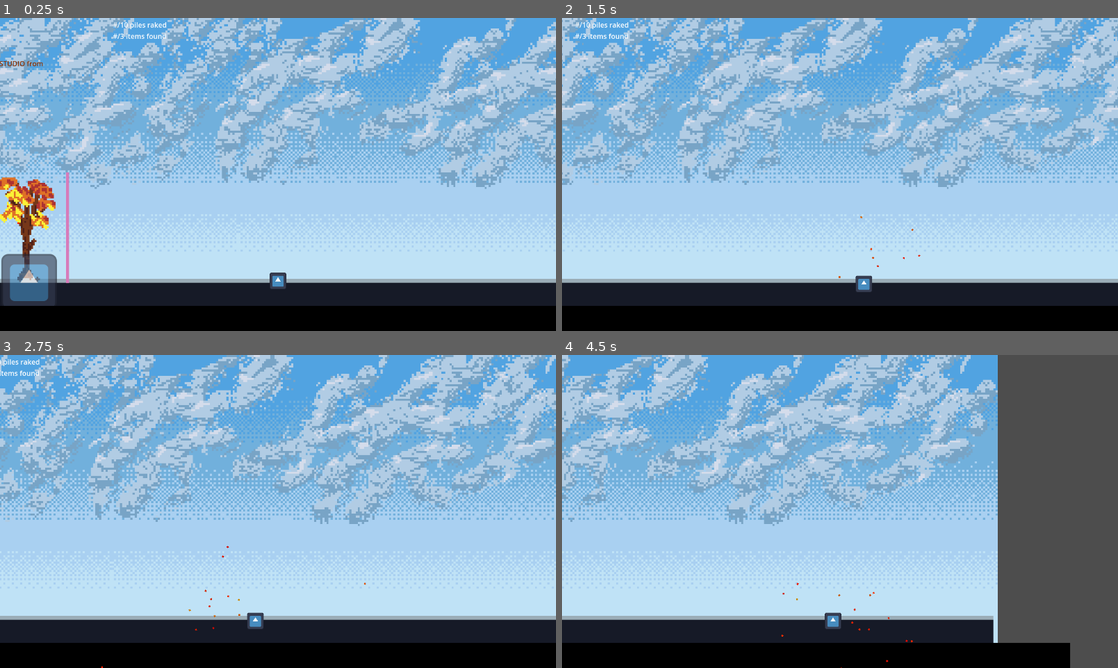
Above: before the commit, frames 1-4 (two rows, left to right).
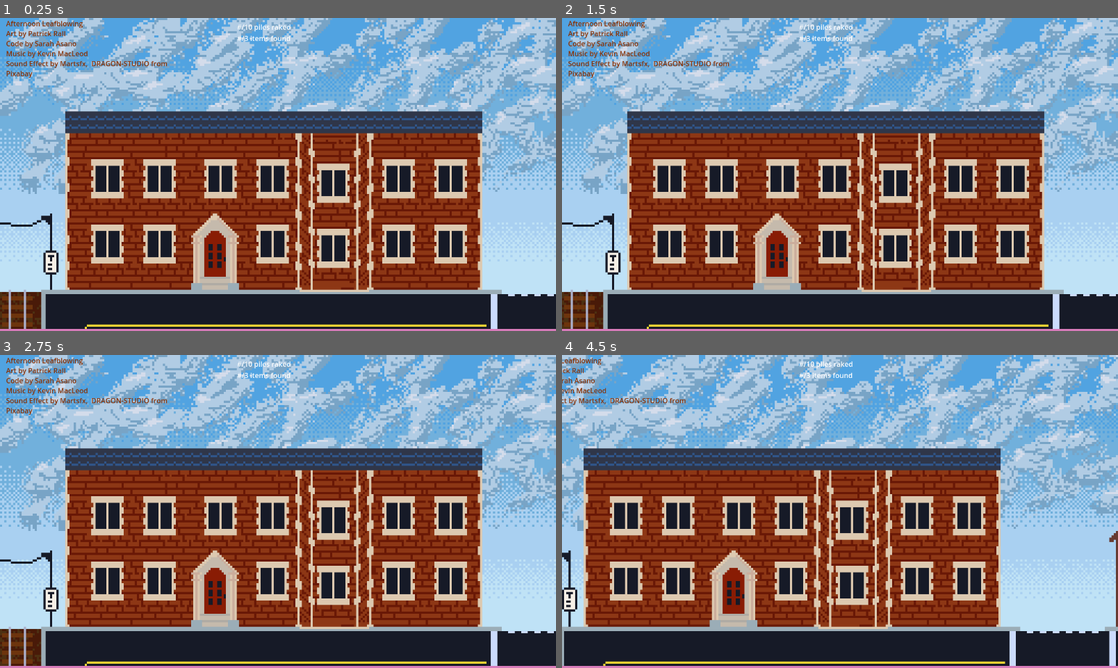
Above: after the commit, the same moments.

Repository: firelighted/cozyjam2025
Game: Godot game, scene res://src/scenes_scripts/main.tscn
Same seed, same stepped clock (60 frames per second), same inputs: the game is played once before the commit and once after it. The engine's default icon, where the game draws it, is replaced by a stand-in: a white triangle on a blue panel in a dark square.
Inputs:
- Up to frame 1 (0.25 s): no input
- Up to frame 2 (1.5 s): tap Enter (ui_accept) at 0.5, 0.77 s; hold Right (ui_right) from 0.53 s (still down)
- Up to frame 3 (2.75 s): tap Enter (ui_accept) at 1.52 s; release Right (ui_right) at 2.03 s; hold Left (ui_left) from 2.03 s (still down)
- Up to frame 4 (4.5 s): release Left (ui_left) at 2.78 s; hold Right (ui_right) 2.78-4.28 s; tap Enter (ui_accept) at 3.02, 3.77 s; hold Left (ui_left) from 4.28 s (still down)

The runs differ from the first frame. In frame 1, 79% of the frame differs, in the area x 0-100%, y 0-100%; in frame 2, 76%; in frame 3, 77%; in frame 4, 87%.

Commit message:
bigger better leaves

Diff:
--- a/assets/tree1.tres
+++ b/assets/tree1.tres
@@ -4,4 +4,4 @@
 
 [resource]
 atlas = ExtResource("1_yjvqs")
-region = Rect2(0, 639.658, 191.898, 255.723)
+region = Rect2(17, 643, 146.537, 250.852)
--- a/src/scenes_scripts/main.tscn
+++ b/src/scenes_scripts/main.tscn
@@ -1,115 +1,129 @@
 [gd_scene load_steps=17 format=3 uid="uid://c4hph8pvvd547"]
 
+[ext_resource type="Script" uid="uid://cqhx7autm2quy" path="res://src/scenes_scripts/main.gd" id="1_8bppn"]
 [ext_resource type="Script" uid="uid://cl1n471ie3nkm" path="res://src/scenes_scripts/player2d.gd" id="1_cydo6"]
-[ext_resource type="Texture2D" uid="uid://f3l7j646b26n" path="res://icon.svg" id="1_jgk43"]
 [ext_resource type="Texture2D" uid="uid://kekbajck4uv2" path="res://assets/spritesheet.png" id="1_rvmg3"]
+[ext_resource type="PackedScene" uid="uid://dr6cg0e2dyoek" path="res://src/scenes_scripts/falltree.tscn" id="3_1dgxd"]
 [ext_resource type="AudioStream" uid="uid://bsv4dd20fd7k" path="res://src/audio/Adding the Sun.mp3" id="3_ne0no"]
 [ext_resource type="PackedScene" uid="uid://ik5klehl7a0u" path="res://src/scenes_scripts/leafblow_particles.tscn" id="4_agtjx"]
+[ext_resource type="Texture2D" uid="uid://2wht4b3bl3pj" path="res://assets/leaf.tres" id="5_1dgxd"]
 [ext_resource type="AudioStream" uid="uid://bcdl2uxmif17b" path="res://assets/sfx/walking-on-dry-leaves-361514.mp3" id="5_3cxgn"]
-[ext_resource type="Texture2D" uid="uid://d2p5dv66hjjt2" path="res://assets/tree1.tres" id="5_agtjx"]
 [ext_resource type="AudioStream" uid="uid://jr8e48mgfra6" path="res://assets/sfx/whoosh-effect-405447.mp3" id="6_8ksqs"]
-
-[sub_resource type="Gradient" id="Gradient_ne0no"]
-offsets = PackedFloat32Array(0, 0.886667, 1)
-colors = PackedColorArray(1, 0, 0, 1, 1, 1, 0, 1, 0, 1, 0, 1)
-
-[sub_resource type="RectangleShape2D" id="RectangleShape2D_agtjx"]
-size = Vector2(90, 53.5)
+[ext_resource type="Texture2D" uid="uid://ferav2ri8itn" path="res://assets/player.tres" id="8_8bppn"]
 
 [sub_resource type="Gradient" id="Gradient_icmaw"]
-colors = PackedColorArray(0, 0, 0, 1, 0, 0, 0, 1)
+colors = PackedColorArray(0.0862745, 0.101961, 0.152941, 1, 0.0862745, 0.101961, 0.152941, 1)
 
 [sub_resource type="GradientTexture2D" id="GradientTexture2D_rvmg3"]
 gradient = SubResource("Gradient_icmaw")
 
 [sub_resource type="RectangleShape2D" id="RectangleShape2D_ne0no"]
-size = Vector2(698, 71.5)
+size = Vector2(3249, 71.5)
 
 [sub_resource type="Gradient" id="Gradient_8ksqs"]
 colors = PackedColorArray(1, 0, 0, 1, 1, 1, 0, 1)
 
 [sub_resource type="CapsuleShape2D" id="CapsuleShape2D_cydo6"]
 radius = 18.0
-height = 56.0
+height = 100.0
 
 [sub_resource type="CircleShape2D" id="CircleShape2D_rvmg3"]
-radius = 31.5753
+radius = 60.0
 
 [node name="Main" type="Node"]
-
-[node name="Label" type="Label" parent="."]
-offset_left = 546.0
-offset_top = 9.0
-offset_right = 670.0
-offset_bottom = 58.0
-text = "#/10 piles raked
-#/3 items found"
+script = ExtResource("1_8bppn")
 
 [node name="Background" type="Node2D" parent="."]
+z_index = -200
+position = Vector2(0, 700)
 
-[node name="Sprite2D" type="Sprite2D" parent="Background"]
-z_index = -100
-scale = Vector2(1.2, 1.2)
-texture = ExtResource("1_rvmg3")
-offset = Vector2(0, 800)
+[node name="GroundStaticBody2D" type="StaticBody2D" parent="Background"]
 
-[node name="Tree" type="Sprite2D" parent="."]
-position = Vector2(349, 487)
-texture = ExtResource("5_agtjx")
-
-[node name="FallParticles" type="CPUParticles2D" parent="Tree"]
-position = Vector2(-2, -63)
-emission_shape = 3
-emission_rect_extents = Vector2(50, 50)
-gravity = Vector2(0, 500)
-orbit_velocity_max = 0.25
-damping_min = 15.0
-damping_max = 15.0
-scale_amount_min = 4.0
-scale_amount_max = 4.0
-color_initial_ramp = SubResource("Gradient_ne0no")
-
-[node name="LeafPileStaticBody2D" type="StaticBody2D" parent="Tree"]
-position = Vector2(1, 91)
-collision_layer = 2
-collision_mask = 4
-
-[node name="CollisionShape2D" type="CollisionShape2D" parent="Tree/LeafPileStaticBody2D"]
-position = Vector2(9, 9)
-shape = SubResource("RectangleShape2D_agtjx")
-
-[node name="Sprite2D" type="Sprite2D" parent="Tree/LeafPileStaticBody2D"]
-modulate = Color(1, 1, 1, 0.623529)
-position = Vector2(3, 34)
-texture = ExtResource("1_jgk43")
-
-[node name="GroundStaticBody2D" type="StaticBody2D" parent="."]
-position = Vector2(167, 699)
-scale = Vector2(6, 1)
-
-[node name="RoadSprite" type="Sprite2D" parent="GroundStaticBody2D"]
-scale = Vector2(10, 1)
+[node name="RoadSprite" type="Sprite2D" parent="Background/GroundStaticBody2D"]
+position = Vector2(740, 103)
+scale = Vector2(29.25, 7.03828)
 texture = SubResource("GradientTexture2D_rvmg3")
 
-[node name="GroundCollisionShape2D" type="CollisionShape2D" parent="GroundStaticBody2D"]
-position = Vector2(0, -18.25)
-scale = Vector2(5, 1)
+[node name="GroundCollisionShape2D" type="CollisionShape2D" parent="Background/GroundStaticBody2D"]
+position = Vector2(1425, 34)
 shape = SubResource("RectangleShape2D_ne0no")
 
+[node name="BackgroundExtraSky" type="Sprite2D" parent="Background"]
+visible = false
+position = Vector2(1, -170)
+texture = ExtResource("1_rvmg3")
+offset = Vector2(1600, 100)
+
+[node name="Background" type="Sprite2D" parent="Background"]
+position = Vector2(0, 175)
+scale = Vector2(1.25, 1.25)
+texture = ExtResource("1_rvmg3")
+offset = Vector2(1600, 100)
+
+[node name="TreeParent" type="Node" parent="."]
+
+[node name="Tree" parent="TreeParent" instance=ExtResource("3_1dgxd")]
+position = Vector2(374, 492)
+
+[node name="Tree2" parent="TreeParent" instance=ExtResource("3_1dgxd")]
+position = Vector2(573, 503)
+
+[node name="Tree3" parent="TreeParent" instance=ExtResource("3_1dgxd")]
+position = Vector2(762, 598)
+
+[node name="Tree4" parent="TreeParent" instance=ExtResource("3_1dgxd")]
+position = Vector2(1304, 548)
+
+[node name="Tree5" parent="TreeParent" instance=ExtResource("3_1dgxd")]
+position = Vector2(1397, 548)
+
+[node name="Tree6" parent="TreeParent" instance=ExtResource("3_1dgxd")]
+position = Vector2(1480, 548)
+
+[node name="Tree7" parent="TreeParent" instance=ExtResource("3_1dgxd")]
+position = Vector2(1654, 587)
+
+[node name="Tree8" parent="TreeParent" instance=ExtResource("3_1dgxd")]
+position = Vector2(1781, 543)
+
+[node name="Tree9" parent="TreeParent" instance=ExtResource("3_1dgxd")]
+position = Vector2(1011, 605)
+
+[node name="Tree10" parent="TreeParent" instance=ExtResource("3_1dgxd")]
+position = Vector2(2640, 546)
+
+[node name="Tree11" parent="TreeParent" instance=ExtResource("3_1dgxd")]
+position = Vector2(2235, 546)
+
+[node name="Tree12" parent="TreeParent" instance=ExtResource("3_1dgxd")]
+position = Vector2(1950, 551)
+
+[node name="Tree13" parent="TreeParent" instance=ExtResource("3_1dgxd")]
+position = Vector2(2482, 551)
+
+[node name="Tree14" parent="TreeParent" instance=ExtResource("3_1dgxd")]
+position = Vector2(2482, 551)
+
 [node name="LeafblowParticles" parent="." instance=ExtResource("4_agtjx")]
-position = Vector2(958, 545)
+position = Vector2(98, 586)
 amount = 24
+texture = ExtResource("5_1dgxd")
 lifetime = 3.0
 randomness = 0.0
 lifetime_randomness = 1.0
 local_coords = true
+particle_flag_align_y = false
+angular_velocity_max = 564.48
 orbit_velocity_min = 0.0
+scale_amount_min = 0.2
+scale_amount_max = 0.4
 color_initial_ramp = SubResource("Gradient_8ksqs")
 
 [node name="CharacterBody2D" type="CharacterBody2D" parent="."]
 z_index = 100
-position = Vector2(926, 577)
+position = Vector2(109, 584)
 script = ExtResource("1_cydo6")
+hud_label_path = NodePath("../Control/Label")
 
 [node name="FootstepAudio" type="AudioStreamPlayer2D" parent="CharacterBody2D"]
 position = Vector2(-372, -277)
@@ -124,8 +138,7 @@
 shape = SubResource("CapsuleShape2D_cydo6")
 
 [node name="CharSprite" type="Sprite2D" parent="CharacterBody2D"]
-scale = Vector2(0.3, 0.3)
-texture = ExtResource("1_jgk43")
+texture = ExtResource("8_8bppn")
 
 [node name="PlayerDetect" type="Area2D" parent="CharacterBody2D"]
 collision_layer = 4
@@ -135,13 +148,15 @@
 shape = SubResource("CircleShape2D_rvmg3")
 
 [node name="Camera2D" type="Camera2D" parent="CharacterBody2D"]
+limit_left = 0
+limit_top = -170
 limit_bottom = 725
 position_smoothing_enabled = true
 
 [node name="FinishPileTimer" type="Timer" parent="CharacterBody2D"]
 autostart = true
 
-[node name="AudioStreamPlayer2D" type="AudioStreamPlayer2D" parent="."]
+[node name="BackgroundAudio" type="AudioStreamPlayer2D" parent="."]
 stream = ExtResource("3_ne0no")
 autoplay = true
 
@@ -164,5 +179,15 @@
 Music by Kevin MacLeod
 Sound Effect by Martsfx,  DRAGON-STUDIO from Pixabay"
 
+[node name="Control" type="CanvasLayer" parent="."]
+
+[node name="Label" type="Label" parent="Control"]
+offset_left = 546.0
+offset_top = 9.0
+offset_right = 670.0
+offset_bottom = 58.0
+text = "#/10 piles raked
+#/3 items found"
+
 [connection signal="body_entered" from="CharacterBody2D/PlayerDetect" to="CharacterBody2D" method="_on_player_detect_body_entered"]
 [connection signal="timeout" from="CharacterBody2D/FinishPileTimer" to="CharacterBody2D" method="_on_finish_pile_timer_timeout"]
--- a/src/scenes_scripts/player2d.gd
+++ b/src/scenes_scripts/player2d.gd
@@ -53,6 +53,8 @@
 	leafblow.emitting = (direction != 0)
 	footstep_audio.stream_paused = (direction == 0) or not is_on_floor()
 	leafblow.position = position + Vector2(32 * direction, -32)
+	if direction != 0:
+		$CharSprite.scale = Vector2(direction, 1)
 	move_and_slide()
 
 
